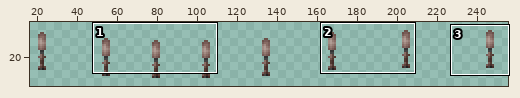
Two states of a sprite sheet, Resources/AwesomeGuns/Weapons/ROCKET_LAUNCHER/Handobs_S_Rocket.gif. The picture above shows the old version from afar; the outline marks the close-up.
Close-up. Earlier state:
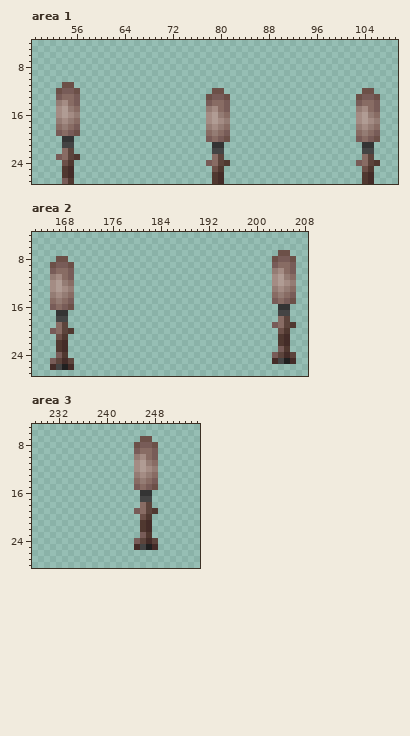
The file is 256x40 pixels. Shown: area 1: x 49..109, y 4..27; area 2: x 163..208, y 4..27; area 3: x 228..255, y 5..28. The wide view leaves out empty margins. The commit also changed other parts of the picture, which this record leaves out.
New version:
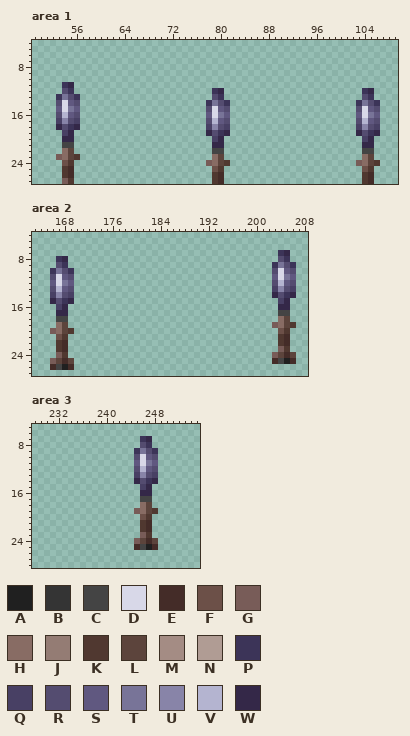
Palette (. is transparent): A #202020  B #343434  C #444444  D #d8d8e8  E #442c28  F #6c5048  G #785c58  H #886c64  J #947c74  K #503830  L #5c443c  M #a48c84  N #b09c94  P #3c3458  Q #484064  R #544c70  S #605880  T #787498  U #8884a8  V #b4b4d0  W #342848
Change:
{"where": "area 1"}
{"y":11,"x":54,"old":"FF","new":"PW"}
{"y":12,"x":53,"old":"FGGF","new":".RP."}
{"y":12,"x":79,"old":"FF","new":"PW"}
{"y":12,"x":104,"old":"FF","new":"PW"}
{"y":13,"x":53,"old":"GHHG","new":"PTRP"}
{"y":13,"x":78,"old":"FGGF","new":".RP."}
{"y":13,"x":103,"old":"FGGF","new":".RP."}
{"y":14,"x":53,"old":"JMHG","new":"RDSR"}
{"y":14,"x":78,"old":"GHHG","new":"PTRP"}
{"y":14,"x":103,"old":"GHHG","new":"PTRP"}
{"y":15,"x":53,"old":"MNJH","new":"SDTS"}
{"y":15,"x":78,"old":"JMHG","new":"RDSR"}
{"y":15,"x":103,"old":"JMHG","new":"RDSR"}
{"y":16,"x":53,"old":"MNMJ","new":"RVSR"}
{"y":16,"x":78,"old":"MNJH","new":"SDTS"}
{"y":16,"x":103,"old":"MNJH","new":"SDTS"}
{"y":17,"x":53,"old":"JMJH","new":"QURQ"}
{"y":17,"x":78,"old":"MNMJ","new":"RVSR"}
{"y":17,"x":103,"old":"MNMJ","new":"RVSR"}
{"y":18,"x":53,"old":"HJHG","new":"WRPW"}
{"y":18,"x":78,"old":"JMJH","new":"QURQ"}
{"y":18,"x":103,"old":"JMJH","new":"QURQ"}
{"y":19,"x":53,"old":"GHGF","new":".QW."}
{"y":19,"x":78,"old":"HJHG","new":"WRPW"}
{"y":19,"x":103,"old":"HJHG","new":"WRPW"}
{"y":20,"x":54,"old":"BB","new":"WW"}
{"y":20,"x":78,"old":"GHGF","new":".QW."}
{"y":20,"x":103,"old":"GHGF","new":".QW."}
{"y":21,"x":79,"old":"BB","new":"WW"}
{"y":21,"x":104,"old":"BB","new":"WW"}
{"where": "area 2"}
{"y":7,"x":204,"old":"FF","new":"PW"}
{"y":8,"x":167,"old":"FF","new":"PW"}
{"y":8,"x":203,"old":"FGGF","new":".RP."}
{"y":9,"x":166,"old":"FGGF","new":".RP."}
{"y":9,"x":203,"old":"GHHG","new":"PTRP"}
{"y":10,"x":166,"old":"GHHG","new":"PTRP"}
{"y":10,"x":203,"old":"JMHG","new":"RDSR"}
{"y":11,"x":166,"old":"JMHG","new":"RDSR"}
{"y":11,"x":203,"old":"MNJH","new":"SDTS"}
{"y":12,"x":166,"old":"MNJH","new":"SDTS"}
{"y":12,"x":203,"old":"MNMJ","new":"RVSR"}
{"y":13,"x":166,"old":"MNMJ","new":"RVSR"}
{"y":13,"x":203,"old":"JMJH","new":"QURQ"}
{"y":14,"x":166,"old":"JMJH","new":"QURQ"}
{"y":14,"x":203,"old":"HJHG","new":"WRPW"}
{"y":15,"x":166,"old":"HJHG","new":"WRPW"}
{"y":15,"x":203,"old":"GHGF","new":".QW."}
{"y":16,"x":166,"old":"GHGF","new":".QW."}
{"y":16,"x":204,"old":"BB","new":"WW"}
{"y":17,"x":167,"old":"BB","new":"WW"}
{"where": "area 3"}
{"y":7,"x":246,"old":"FF","new":"PW"}
{"y":8,"x":245,"old":"FGGF","new":".RP."}
{"y":9,"x":245,"old":"GHHG","new":"PTRP"}
{"y":10,"x":245,"old":"JMHG","new":"RDSR"}
{"y":11,"x":245,"old":"MNJH","new":"SDTS"}
{"y":12,"x":245,"old":"MNMJ","new":"RVSR"}
{"y":13,"x":245,"old":"JMJH","new":"QURQ"}
{"y":14,"x":245,"old":"HJHG","new":"WRPW"}
{"y":15,"x":245,"old":"GHGF","new":".QW."}
{"y":16,"x":246,"old":"BB","new":"WW"}
{"label":"changed","picture_box":[56,82,80,142]}
{"label":"changed","picture_box":[206,88,230,148]}
{"label":"changed","picture_box":[356,88,380,148]}
{"label":"changed","picture_box":[272,250,296,310]}
{"label":"changed","picture_box":[50,256,74,316]}
{"label":"changed","picture_box":[134,436,158,496]}
